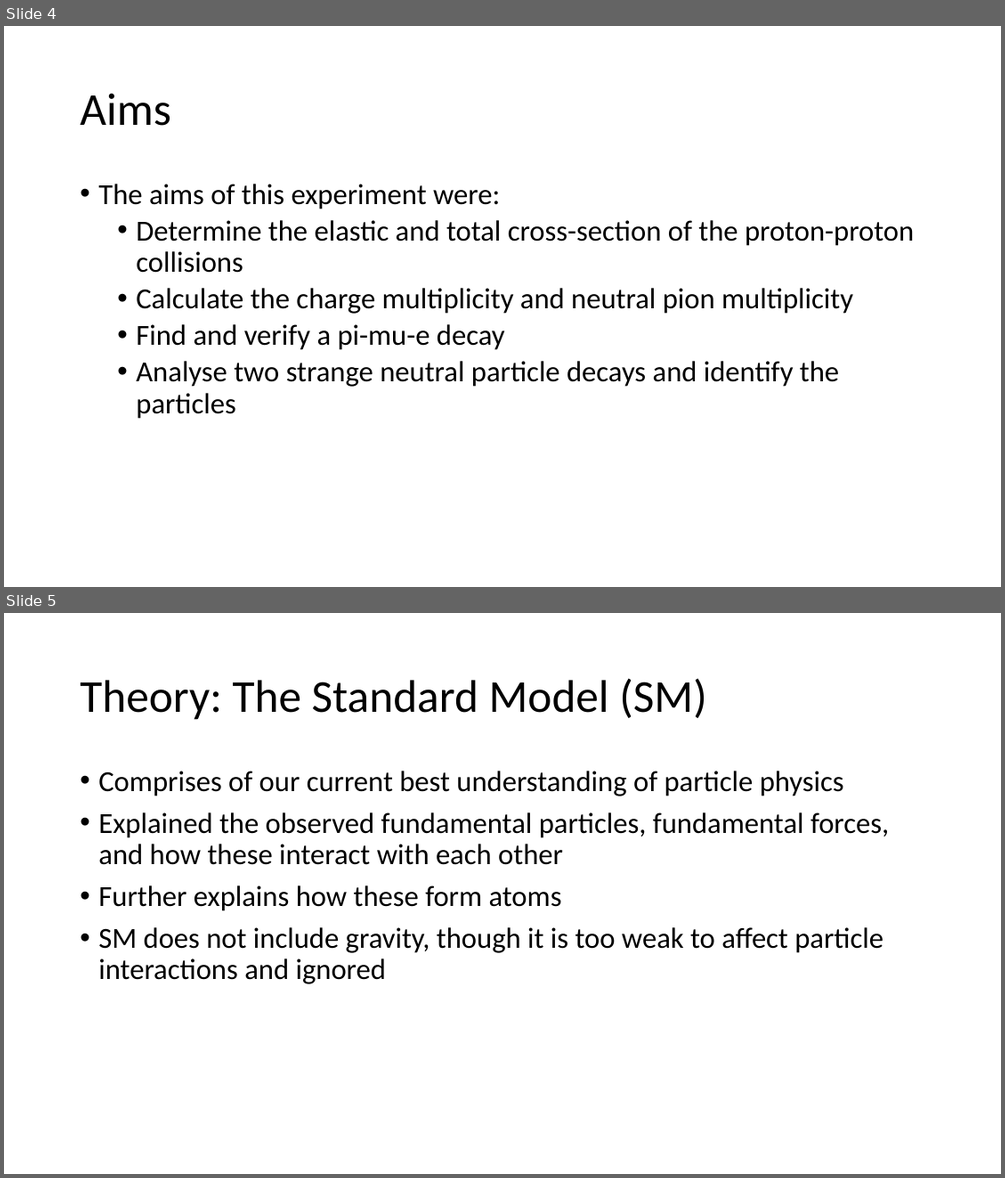
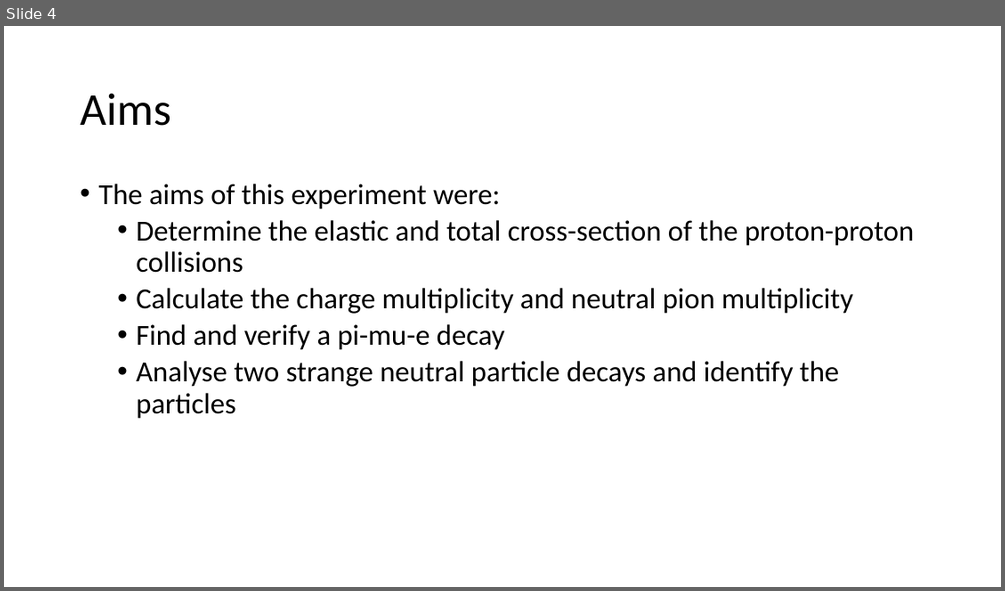
Before and after one commit to mitlabence/Lab18, a slide deck: Presentation/E212.pptx. Shown one above the other, each under a label of ours: slides 4 and 5 before the commit, slide 4 after it. The pictures are 1005x1178 and 1005x591 pixels, drawn with LibreOffice and Linux fonts; fonts in the diff are those of the drawing. Boxes give left, top, right and bottom in pixels: in the first picture for what was removed or moved away, otherwise in the second. Text is boxed around its words. In the diff, an @@ line names an element or a change of style, - is before the commit and + after.

```diff
--- a/Presentation/E212.pptx
+++ b/Presentation/E212.pptx
@@ slide 5 removed at (x1=4, y1=613, x2=1001, y2=1174), background #FFFFFF @@
@@ title removed at (x1=80, y1=678, x2=707, y2=720) @@
-Theory: The Standard Model (SM)
@@ text removed at (x1=98, y1=771, x2=889, y2=984) @@
-• Comprises of our current best understanding of particle physics
-• Explained the observed fundamental particles, fundamental forces, and how these interact with each other
-• Further explains how these form atoms
-• SM does not include gravity, though it is too weak to affect particle interactions and ignored
```
Also in this commit, not shown: 5 slides changed, 2 slides added, 6 other slides removed.
